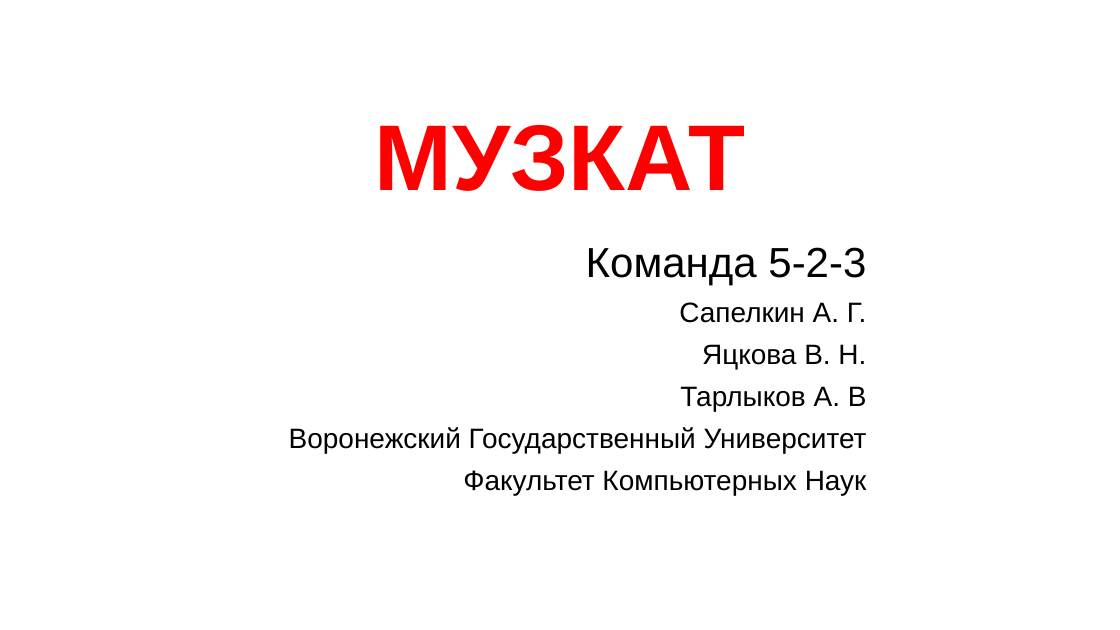
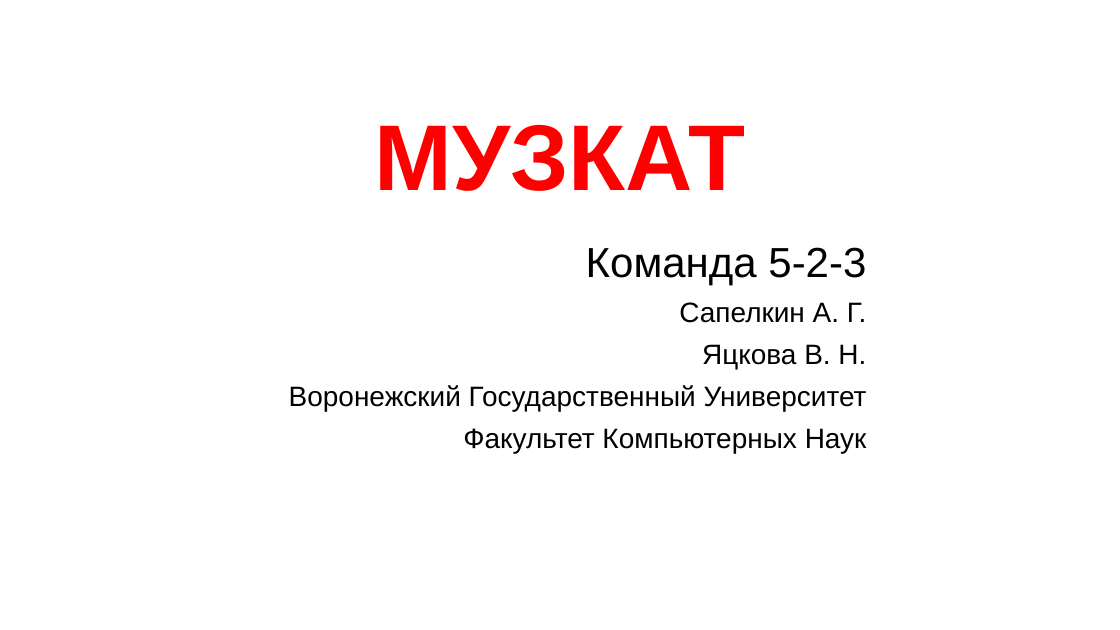
Before and after one commit to Lizurt/Muzkat, a slide deck: slide 10 of docs/ppt.pptx. Drawn at 1120x630 pixels with LibreOffice and Linux fonts; fonts in the diff are those of the drawing; background and template pictures are left out. Boxes give left, top, right and bottom in pixels: in the first picture for what was removed or moved away, otherwise in the second. Text is boxed around its words. In the diff, an @@ line names an element or a change of style, - is before the commit and + after.

```diff
--- a/docs/ppt.pptx
+++ b/docs/ppt.pptx
@@ subtitle at [680,386,867,411]: paragraph removed @@
-Тарлыков А. В
```
Also in this commit, not shown: 4 other slides changed, 1 other file.
